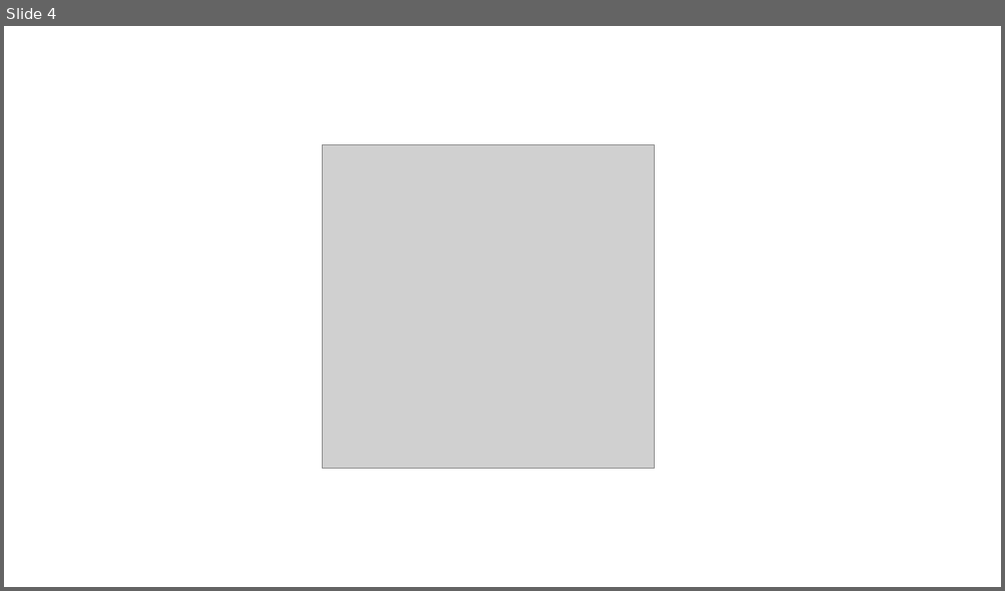
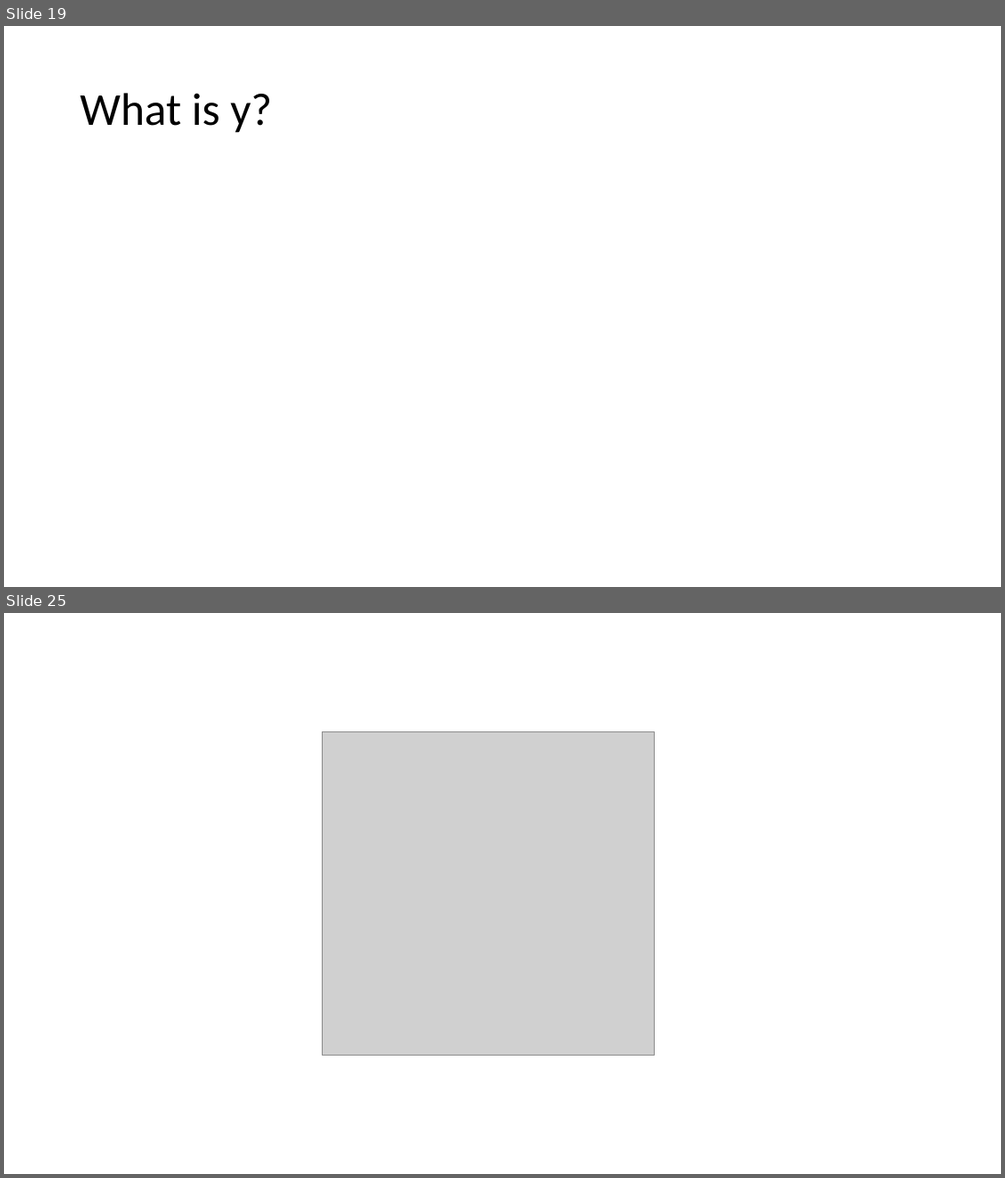
Before and after one commit to aasiaeet/SCH, a slide deck: doc/img/images.pptx. Shown one above the other, each under a label of ours: slide 4 before the commit, slides 19 and 25 after it; the slides between them are not shown. The pictures are 1005x591 and 1005x1178 pixels, drawn with LibreOffice and Linux fonts; fonts in the diff are those of the drawing; grey boxes stand for pictures. Boxes give left, top, right and bottom in pixels: in the first picture for what was removed or moved away, otherwise in the second. Text is boxed around its words. In the diff, an @@ line names an element or a change of style, - is before the commit and + after.

```diff
--- a/doc/img/images.pptx
+++ b/doc/img/images.pptx
@@ slide 19 added at [4,26,1001,587], background #FFFFFF @@
@@ title added at [80,93,272,133], 44 pt, text #000000 @@
+What is y?
@@ what was slide 4 is now slide 25 @@
```
Also in this commit, not shown: 22 other slides added, 2 slides removed, 16 other files.
